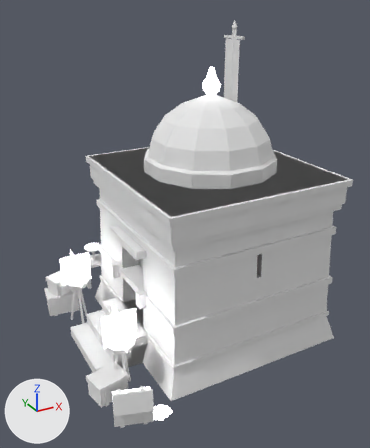
A saved change to the glTF model SourceArt/Buildings/SM_Bld_Treasury.gltf.
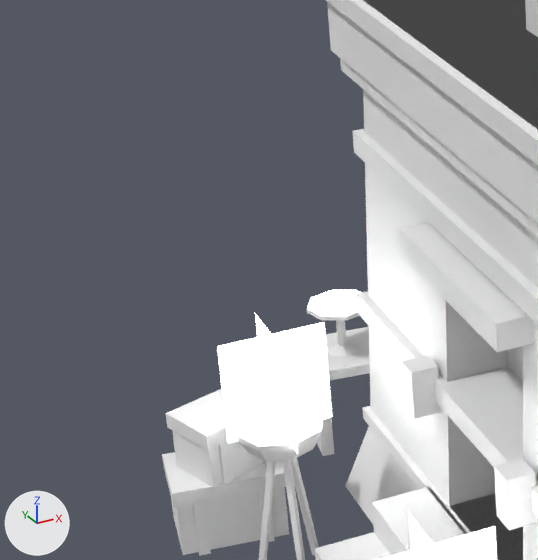
Old and new are each drawn whole from a 50 mm camera at (-4.82, -8.38, 6.59) aimed at (-0.21, 0.01, 2.4) and again close up on the part from 0% to 40% of the width and 37% to 71% of the height. Lighting does not change. The marker at lower left points along +X, +Y and +Z. The first two pictures are the older version. Vertices at exactly the same position are counted once.

Objects in the first close-up: 'SM_Bld_Treasury'.
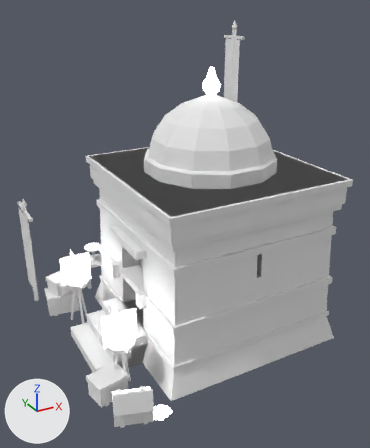
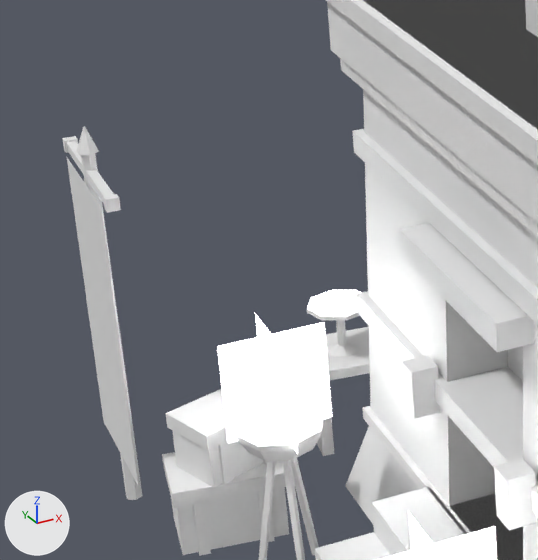
What differs and where, as boxes (x1, y1, x2, y2) in the close-ups (538 x 560 px):
'SM_Bld_Treasury', reshaped: before (162, 0, 538, 560); after (63, 0, 538, 560)
part 1 of me_sm_bld_treasury, added: after (76, 127, 99, 155)
part 2 of me_sm_bld_treasury, added: after (63, 136, 78, 153)
part 3 of me_sm_bld_treasury, added: after (103, 194, 121, 213)
part 4 of me_sm_bld_treasury, added: after (81, 154, 142, 500)
part 5 of me_sm_bld_treasury, added: after (66, 141, 114, 203)
part 6 of me_sm_bld_treasury, added: after (66, 156, 138, 485)

Diff of the bpy script that builds the scene:
```diff
--- a/SourceArt/Buildings/SM_Bld_Treasury.gltf.py
+++ b/SourceArt/Buildings/SM_Bld_Treasury.gltf.py
@@ mat_bld_levelflag @@
+mat_bld_levelflag = bpy.data.materials.new('Bld_LevelFlag')
+# nodes: BsdfPrincipled, Math, Mix, OutputMaterial, VertexColor
+# colours: white #e7e7e7, mixed with the vertex colours
@@ me_sm_bld_treasury @@
 # used by ob_sm_bld_treasury; location = (0.0, 0.0, 0.0)
 # verts and faces of me_sm_bld_treasury; kept vertices keep their numbers, new ones are numbered from 718
-me_sm_bld_treasury.from_pydata(...)  # 718 vertices, 1124 faces; spans x -2.85..2.3, y -2.4..2.95, z -0.03..6.16
+me_sm_bld_treasury.from_pydata(...)  # 770 vertices, 1202 faces; spans x -2.9..2.3, y -2.4..3.19, z -0.04..6.16
+# me_sm_bld_treasury part 1: the loose piece of 12 vertices spanning x 1.84..1.96, y 1.53..1.67, z 6.02..6.16 is copied, and the copy is moved by (-4.74, 1.02, -3.61); it spans x -2.9..-2.78, y 2.55..2.69, z 2.4..2.56
+# me_sm_bld_treasury part 2: a new loose piece, a box spanning x -2.88..-2.8, y 3.13..3.19, z 2.22..2.3, in mat_bld_bronze
+# me_sm_bld_treasury part 3: a new loose piece, a box spanning x -2.88..-2.8, y 2.05..2.11, z 2.22..2.3, in mat_bld_bronze
+# me_sm_bld_treasury part 4: a new loose piece, a 6-sided cut cone along z (radius 0.055 at the low end, 0.045 at the high end) spanning x -2.888..-2.792, y 2.565..2.675, z -0.04..2.4, in mat_bld_beam
+# me_sm_bld_treasury part 5: a new loose piece, a box spanning x -2.87..-2.81, y 2.09..3.15, z 2.23..2.29, in mat_bld_beam
+# me_sm_bld_treasury part 6
+verts[718] = (-2.89, 2.16, 0.3)  # pixel (138, 485)
+verts[719] = (-2.89, 3.08, 0.3)  # pixel (103, 421)
+verts[720] = (-2.89, 3.08, 2.22)  # pixel (66, 156)
+verts[721] = (-2.89, 2.16, 2.22)  # pixel (100, 206)
+faces += [(719, 721, 720), (718, 721, 719)]  # mat_bld_levelflag
 me_sm_bld_treasury.materials.append(mat_bld_ashlarlarge)
@@ me_sm_bld_treasury @@
 me_sm_bld_treasury.materials.append(mat_bld_thatch)
+me_sm_bld_treasury.materials.append(mat_bld_levelflag)
```
